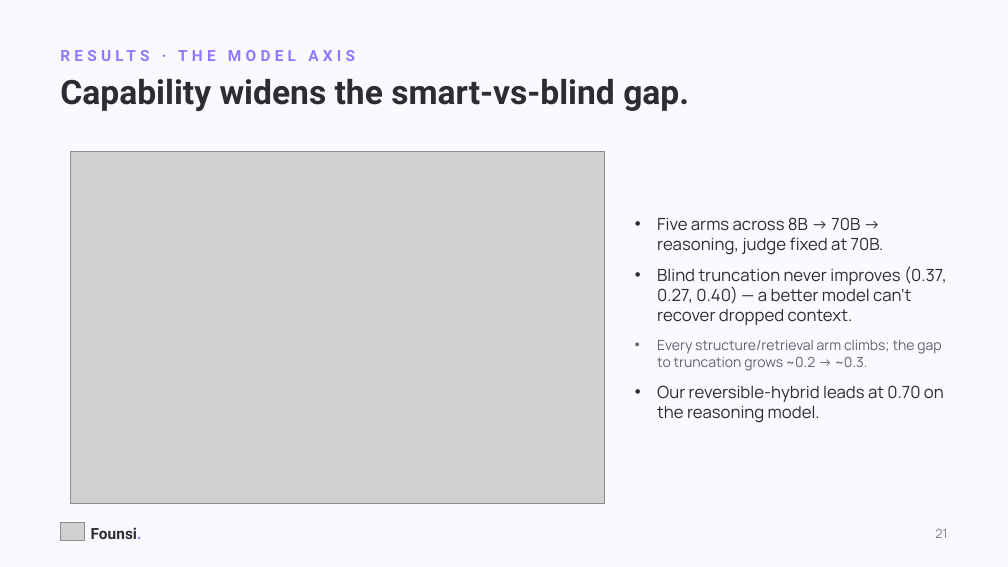
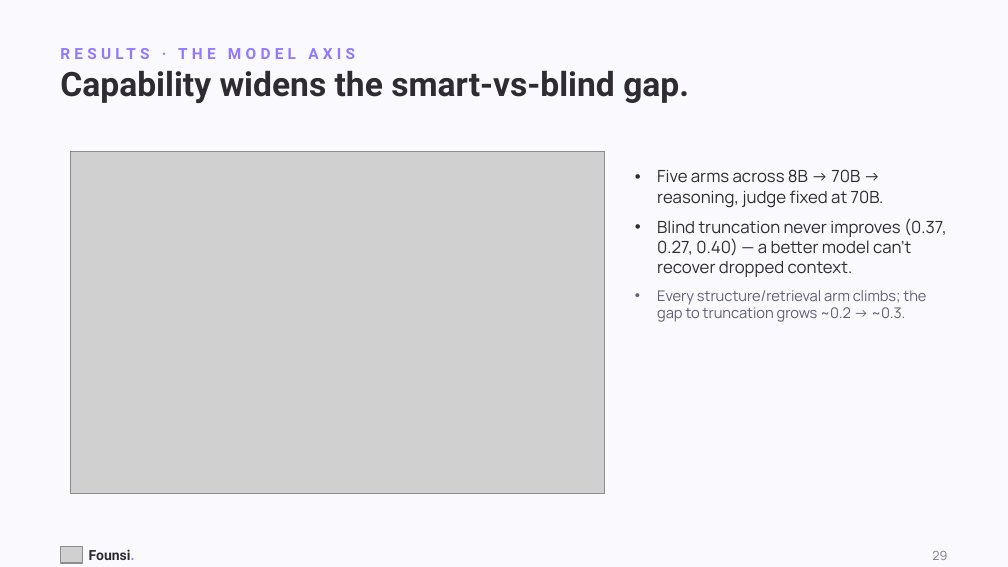
Before and after one commit to kanishkpatel1995/agent-harness, a slide deck: slide 29 of presentation/founsi-context-engineering.pptx (slide 21 before the commit). Drawn at 1008x567 pixels with LibreOffice and Linux fonts; fonts in the diff are those of the drawing; grey boxes stand for pictures. Boxes give left, top, right and bottom in pixels: in the first picture for what was removed or moved away, otherwise in the second. Text is boxed around its words. In the diff, an @@ line names an element or a change of style, - is before the commit and + after.

```diff
--- a/presentation/founsi-context-engineering.pptx
+++ b/presentation/founsi-context-engineering.pptx
@@ text "Capability widens the smart-vs-blind gap." at [60, 70, 689, 103]: line spacing 1 to 25pt @@
@@ picture: place and size @@
-picture at [71, 151, 605, 504]
+picture at [71, 151, 605, 494]
@@ text "Five arms across 8B → ..." at [657, 169, 947, 322]: size 10 to 10.5 pt in "Every structure/retrieval arm climbs; the gap to ..."; less space between paragraphs; vertical alignment middle to top @@
@@ text at [657, 385, 944, 423]: paragraph removed @@
-• Our reversible-hybrid leads at 0.70 on the reasoning model.
@@ picture removed at [60, 522, 85, 540] @@
@@ text removed at [935, 529, 947, 538] @@
-21
@@ picture added at [60, 546, 83, 563] @@
@@ text "Founsi.": place and size @@
-text "Founsi." at [91, 527, 142, 539]
+text "Founsi." at [89, 549, 135, 560]
@@ text "Founsi." at [89, 549, 135, 560]: size 11 to 10 pt @@
@@ text added at [932, 551, 947, 560], 9 pt, text #7E7A8A @@
+29
```
Also in this commit, not shown: 21 other slides changed, 16 slides added, 19 slides removed, 9 other files.
